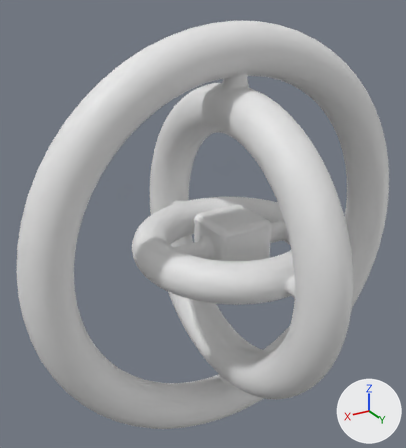
Renders of the Blender file Assets/Models/mainHubModels/InnerTorusLoops.blend from each side of a commit.
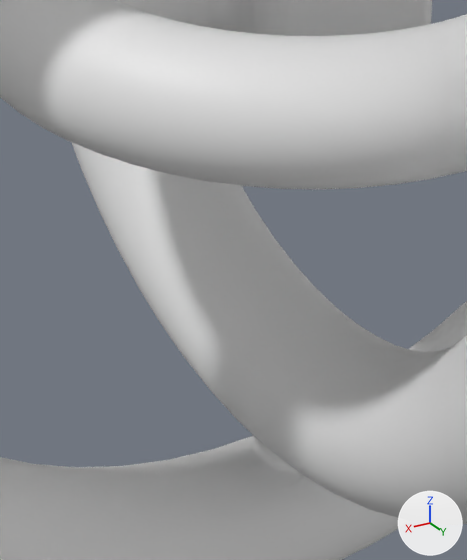
Old and new are each drawn whole from a 50 mm lens placed at (28.5, 41.9, 23.8), pointed at (2.1, -2.1, 1.8) and again close up on the part from 36% to 69% of the width and 56% to 91% of the height. Every picture has the same lights, and +X, +Y and +Z are marked at lower right.

Script lines for the objects in view, before the commit:
```python
ob_cube = bpy.data.objects.new('Cube', me_cube_001)
ob_cube.location = (0.0, 0.0, 0.0)
ob_cube.rotation_euler = (0.0, 1.571, 0.0)  # degrees (0, 90, 0)
ob_cube.scale = (7.71, 7.71, 7.71)
ob_plane = bpy.data.objects.new('Plane', me_plane)
ob_plane.location = (0.0, 0.0, 0.0)
ob_plane.rotation_euler = (-0.853, 1.571, 0.0)  # degrees (-49, 90, 0)
ob_plane_001 = bpy.data.objects.new('Plane.001', me_plane_001)
ob_plane_001.location = (0.0, 0.0, 0.0)
ob_plane_001.rotation_euler = (-0.853, 1.571, 0.0)  # degrees (-49, 90, 0)
```
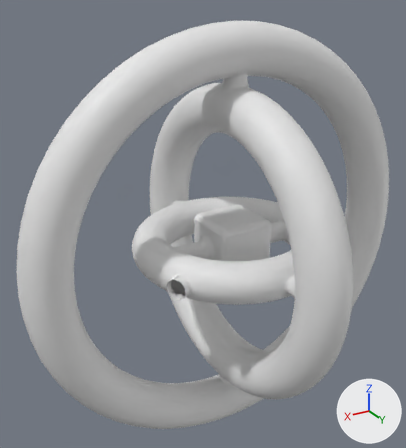
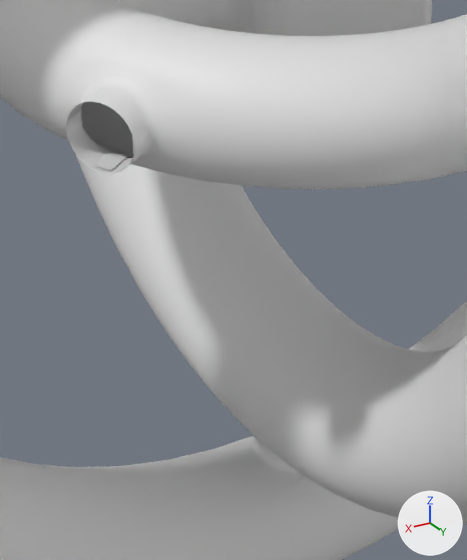
Boxes [x1, y1, x2, y2] around the edits, measured in the close-ups (467 x 560 px):
part 1 of me_cube_001, built on
    both: [49, 43, 202, 179]
part 2 of me_plane_001, built on
    after: [68, 105, 135, 154]
part 4 of me_plane, built on
    after: [94, 152, 132, 170]

The change in detail:
me_cube_001 is used by ob_cube; location (0.0, 0.0, 0.0); rotation (0.0, 1.571, 0.0), in degrees (0, 90, 0); scale (7.71, 7.71, 7.71).
me_cube_001 had 7281 vertices, 7594 faces and spanned x -2.7..2.7, y -2.02..2.02, z -2.7..2.7.
me_cube_001 now has 7356 vertices, 7682 faces and spans x -2.7..2.7, y -2.02..2.02, z -2.7..2.7.
me_cube_001 part 1: 6 vertices moved from x -0.14..0.14, y 0.52..0.75, z 1.03..1.17 to x -0.16..0.16, y 0.45..0.81, z 0.98..1.19; 15 vertices removed from x -0.14..0.14, y 0.5..0.75, z 0.99..1.16; 90 vertices added at x -0.17..0.17, y 0.44..0.81, z 0.97..1.25.
me_plane_001 is used by ob_plane_001; location (0.0, 0.0, 0.0); rotation (-0.853, 1.571, 0.0), in degrees (-49, 90, 0).
me_plane_001 had 942 vertices, 653 faces and spanned x -1.3..0.2, y -9.8..9.6, z -9.8..9.7.
me_plane_001 now has 1002 vertices, 695 faces and spans x -1.3..0.2, y -9.8..9.6, z -9.8..10.2.
me_plane_001 part 2: 17 vertices moved from x -0.3..0.2, y -3.8..-2.3, z 9.0..9.3 to x -0.3..0.2, y -4.2..-2.0, z 8.7..9.4; 3 vertices removed from x -0.3..0.2, y -3.4..-3.0, z 9.1..9.2; 63 vertices added at x -0.3..0.2, y -4.3..-2.2, z 8.6..10.2.
me_plane_001 part 3: 642 kept faces spanning x -1.3..0.2, y -9.8..9.6, z -9.8..9.7 are now shaded smooth.
me_plane is used by ob_plane; location (0.0, 0.0, 0.0); rotation (-0.853, 1.571, 0.0), in degrees (-49, 90, 0).
me_plane had 280 vertices, 140 faces and spanned x -0.1..1.7, y -8.5..8.5, z -8.5..8.5.
me_plane now has 296 vertices, 148 faces and spans x -0.1..1.7, y -8.5..8.5, z -8.5..10.0.
Part 4, on me_plane:
1 vertex is removed from x 0.8, y -2.3, z 8.2.
2 faces are deleted.
1 vertex moves from x 0.8, y -2.2, z 7.9 to x 0.8, y -2.4, z 7.8.
17 vertices are added at x 0.8, y -3.6..-2.5, z 8.1..10.0.
10 new faces join them.
me_plane part 5: 138 kept faces spanning x -0.1..1.7, y -8.5..8.5, z -8.5..8.5 are now shaded smooth.
